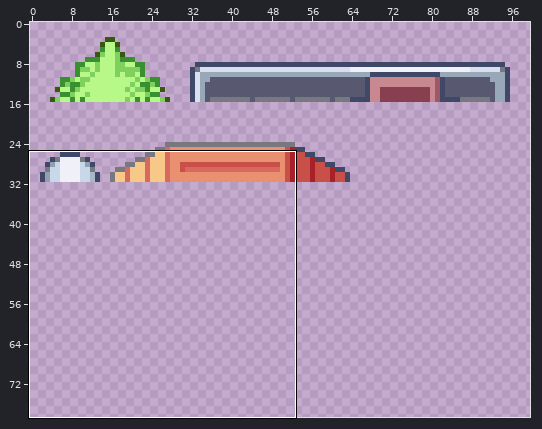
File history of a sprite sheet, maps/Redrawable-Layer-PalletTown.png. The first picture is a wide view before the edit; the outline marks the close-up.
Close-up. First the earlier version:
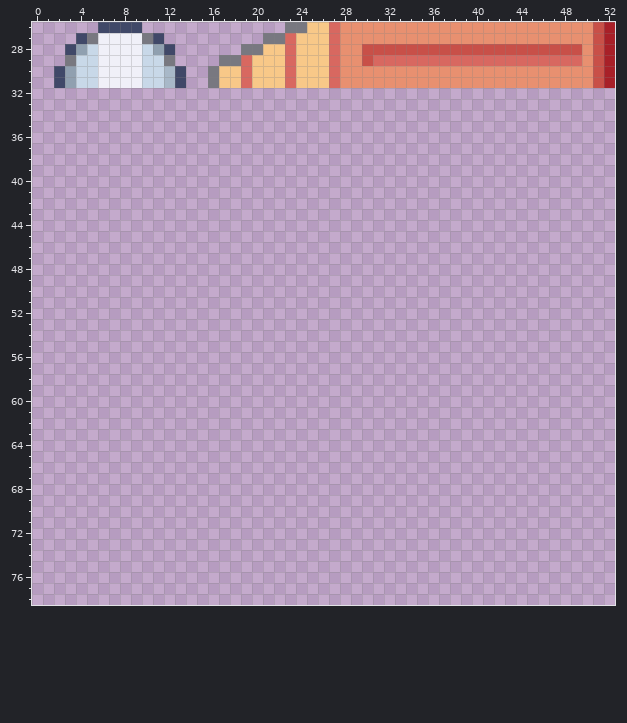
The file is 112x112 pixels. Shown: x 0..52, y 26..78. The wide view leaves out empty margins.
After the commit:
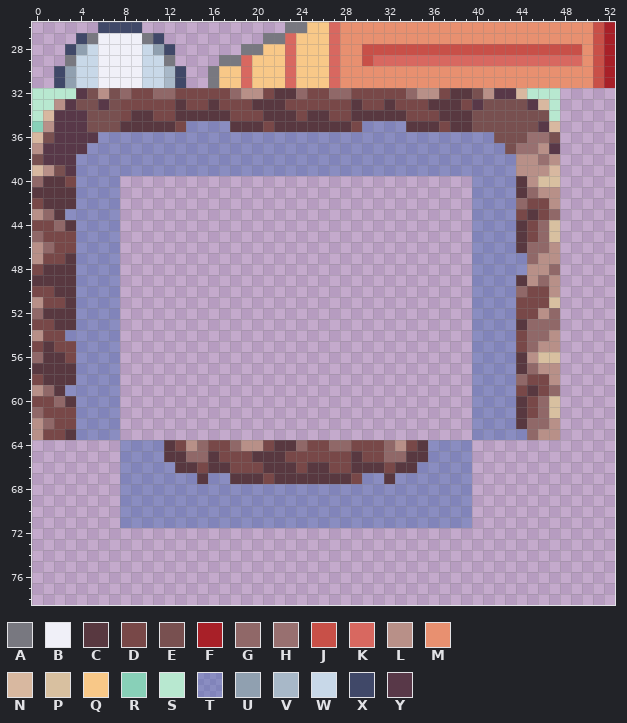
Palette (. is transparent): A #787880  B #f0f0f8  C #583840  D #784848  E #785050  F #a82028  G #906868  H #987070  J #c85048  K #d86860  L #b89088  M #e89070  N #d8b8a0  P #d8c0a0  Q #f8c888  R #88d0b8  S #b8e8d0  T #3060b064  U #90a0b0  V #a8b8c8  W #c8d8e8  X #404868  Y #583848
What changed:
y 32: x 0..47 ................................................ -> SSSSYELEGDDGGDDDDDGLLDCCGDDGGDDDDDGLLDCCELYYNSSS
y 33: x 0..47 ................................................ -> SSLYEEYEDDDDDCDDCDDDCCCDDDDDDCDDCDDDCCCDYEEEEYNS
y 34: x 0..47 ................................................ -> SNYYYEEEDCCDDCCCCCDDDCCCDCCDDCCCCCDDDCCCEEEEEEES
y 35: x 0..47 ................................................ -> RLYYYEEECCCCCDTTTTCCCDCCCCCCCDTTTTCCCDCCEEEEEEYN
y 36: x 0..47 ................................................ -> NEYYYYTTTTTTTTTTTTTTTTTTTTTTTTTTTTTTTTTTTTEEEHHE
y 37: x 0..47 ................................................ -> LYYYYTTTTTTTTTTTTTTTTTTTTTTTTTTTTTTTTTTTTTTEHHLY
y 38: x 0..47 ................................................ -> EYYYTTTTTTTTTTTTTTTTTTTTTTTTTTTTTTTTTTTTTTTTLLHL
y 39: x 0..47 ................................................ -> NLEYTTTTTTTTTTTTTTTTTTTTTTTTTTTTTTTTTTTTTTTTLLLN
y 40: x 0..7 ........ -> GCCDTTTT; x 40..47 ........ -> TTTTCLPP
y 41: x 0..7 ........ -> CCCCTTTT; x 40..47 ........ -> TTTTCGLL
y 42: x 0..7 ........ -> DCCCTTTT; x 40..47 ........ -> TTTTGDDL
y 43: x 0..7 ........ -> LGCTTTTT; x 40..47 ........ -> TTTTDCDG
y 44: x 0..7 ........ -> DDGCTTTT; x 40..47 ........ -> TTTTCDGP
y 45: x 0..7 ........ -> GDDDTTTT; x 40..47 ........ -> TTTTCDGP
y 46: x 0..7 ........ -> LGDDTTTT; x 40..47 ........ -> TTTTCGGL
y 47: x 0..7 ........ -> LDDCTTTT; x 40..47 ........ -> TTTTTGLL
y 48: x 0..7 ........ -> DCCCTTTT; x 40..47 ........ -> TTTTTLLG
y 49: x 0..7 ........ -> CCCCTTTT; x 40..47 ........ -> TTTTCLGL
y 50: x 0..7 ........ -> DDCCTTTT; x 40..47 ........ -> TTTTGDDL
y 51: x 0..7 ........ -> LDDCTTTT; x 40..47 ........ -> TTTTDDDP
y 52: x 0..7 ........ -> GCCCTTTT; x 40..47 ........ -> TTTTDDLG
y 53: x 0..7 ........ -> DDCCTTTT; x 40..47 ........ -> TTTTCGGG
y 54: x 0..7 ........ -> LDDTTTTT; x 40..47 ........ -> TTTTDGGL
y 55: x 0..7 ........ -> DCDDTTTT; x 40..47 ........ -> TTTTDGLL
y 56: x 0..7 ........ -> GCCDTTTT; x 40..47 ........ -> TTTTCLPP
y 57: x 0..7 ........ -> CCCCTTTT; x 40..47 ........ -> TTTTCGLL
y 58: x 0..7 ........ -> DCCCTTTT; x 40..47 ........ -> TTTTGDDL
y 59: x 0..7 ........ -> LGCTTTTT; x 40..47 ........ -> TTTTDCDG
y 60: x 0..7 ........ -> DDGCTTTT; x 40..47 ........ -> TTTTCDGP
y 61: x 0..7 ........ -> GDDDTTTT; x 40..47 ........ -> TTTTCDGP
y 62: x 0..7 ........ -> LGDDTTTT; x 40..47 ........ -> TTTTCGGL
y 63: x 0..7 ........ -> LDDCTTTT; x 40..47 ........ -> TTTTTGLL
y 64: x 8..39 ................................ -> TTTTCDLGDDGLLDCCGDDGGDDDGLDCTTTT
y 65: x 8..39 ................................ -> TTTTCCGGCDDDCCCDDDDDDCDDGGCCTTTT
y 66: x 8..39 ................................ -> TTTTTCCDCCDDDCCCDCCDDCCCDCCTTTTT
y 67: x 8..39 ................................ -> TTTTTTTCTTCCCDCCCCCCCDTTCTTTTTTT
y 68..71: x 8..39 ................................ -> TTTTTTTTTTTTTTTTTTTTTTTTTTTTTTTT
Where, in picture pixels (left, top, right, bottom), the same in both close-ups:
added: (32, 88, 560, 528)
